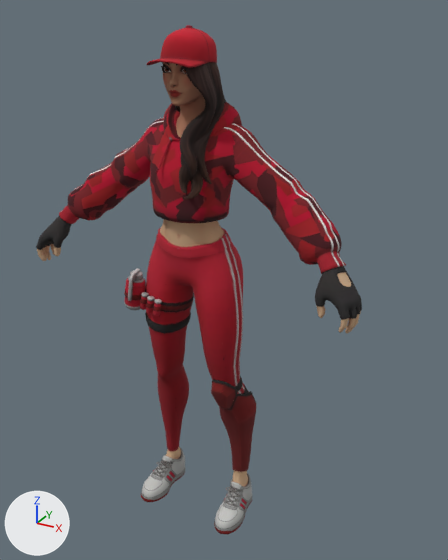
The glTF model oasis/avatar/goochmunkey/Ruby_fortnite.glb: old version first, new version second.
Both versions are drawn from a 50 mm lens placed at (1.079, -1.725, 1.89), pointed at (0.073, 0.104, 0.976). Lighting does not change. The marker at lower left points along +X, +Y and +Z. Where no turn or scale is listed for an object, it has been applied to the vertices. Vertices at the same position are counted once.

The older version as bpy lines, for what is in view:
```python
me_object_0_002 = bpy.data.meshes.new('Object_0.002')
me_object_0_002.from_pydata(...)  # 12095 vertices, 24111 faces; spans x -63.0..63.0, y -13.0..21.0, z -1.0..161.0
me_object_0_002.materials.append(mat_material_003)  # picture img_atlas
me_object_0_003 = bpy.data.meshes.new('Object_0.003')
me_object_0_003.from_pydata(...)  # 6306 vertices, 12424 faces; spans x -0.093..0.125, y -0.144..0.166, z 1.339..1.84
me_object_0_003.materials.append(mat_material_003)  # picture img_atlas
ob_body = bpy.data.objects.new('body', me_object_0_002)
ob_body.location = (0.0, 0.0, 0.0)
ob_body.scale = (0.01, 0.01, 0.01)
ob_wolf3d_avatar = bpy.data.objects.new('Wolf3D_Avatar', me_object_0_003)
ob_wolf3d_avatar.location = (0.0, 0.0, 0.0)
```
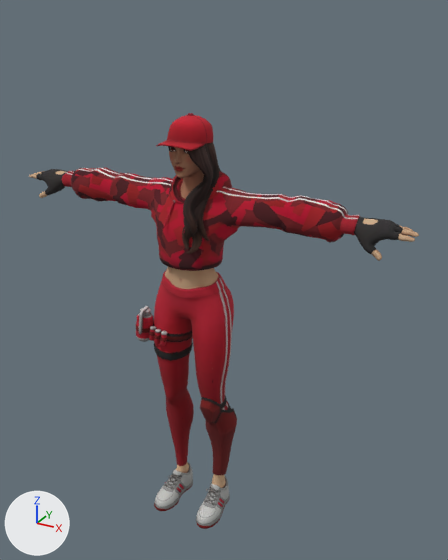
Boxes (x1, y1, x2, y2) around the edits, measured in the pictures (448 x 560 px):
'body', rescaled (20% wider, 16% shorter)
    before: (36, 102, 362, 534)
    after: (29, 167, 419, 529)
'Wolf3D_Avatar', deleted
    before: (147, 25, 226, 200)
'head', added
    after: (156, 113, 221, 254)

What changed in the scene script:
```text
Change me_object_0_002:
    where me_object_0_002.from_pydata(...)  # 12095 vertices, 24111 faces; spans x -63.0..63.0, y -13.0..21.0, z -1.0..161.0
    used by ob_body; location = (0.0, 0.0, 0.0); scale = (0.01, 0.01, 0.01)
    me_object_0_002 part 1: the whole mesh is scaled about the mesh origin by (0.0105, 0.00584, 0.00924)
Add me_object_0_003_1:
    me_object_0_003_1.from_pydata(...)  # 6306 vertices, 12424 faces; spans x -0.08..0.107, y -0.123..0.143, z 1.15..1.579
    me_object_0_003_1.materials.append(mat_material_003)  # picture img_atlas
Change ob_body:
    ob_body.scale: (0.01, 0.01, 0.01) -> (1.0, 1.0, 1.0)
Remove ob_wolf3d_avatar:
    ob_wolf3d_avatar = bpy.data.objects.new('Wolf3D_Avatar', me_object_0_003)
    ob_wolf3d_avatar.location = (0.0, 0.0, 0.0)
Add ob_head:
    ob_head = bpy.data.objects.new('head', me_object_0_003_1)
    ob_head.location = (0.0, 0.0, 0.0)
```
